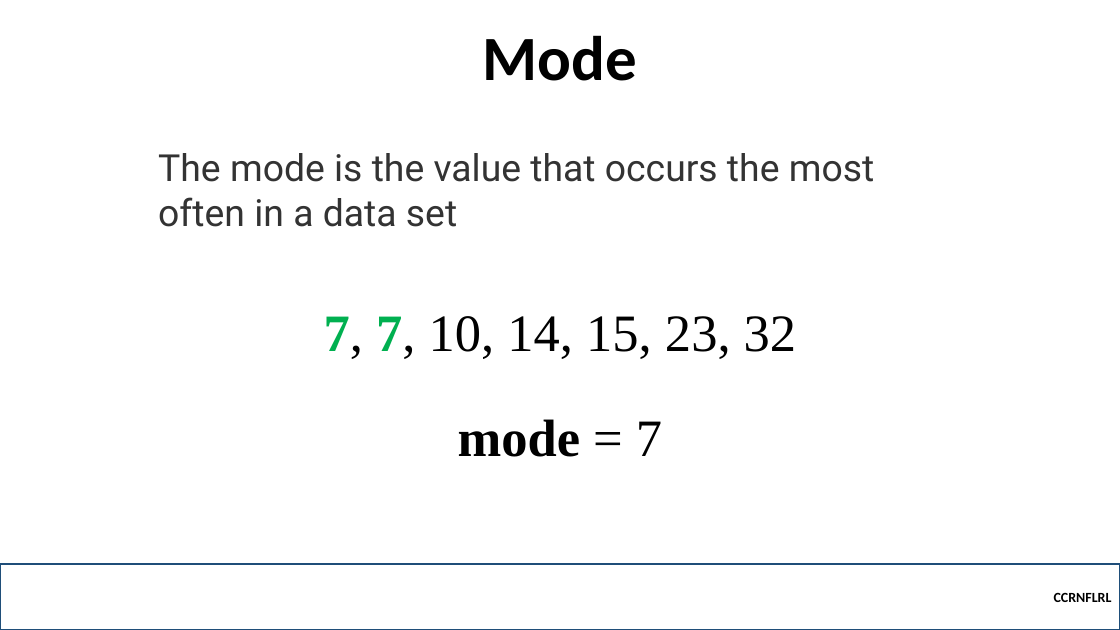
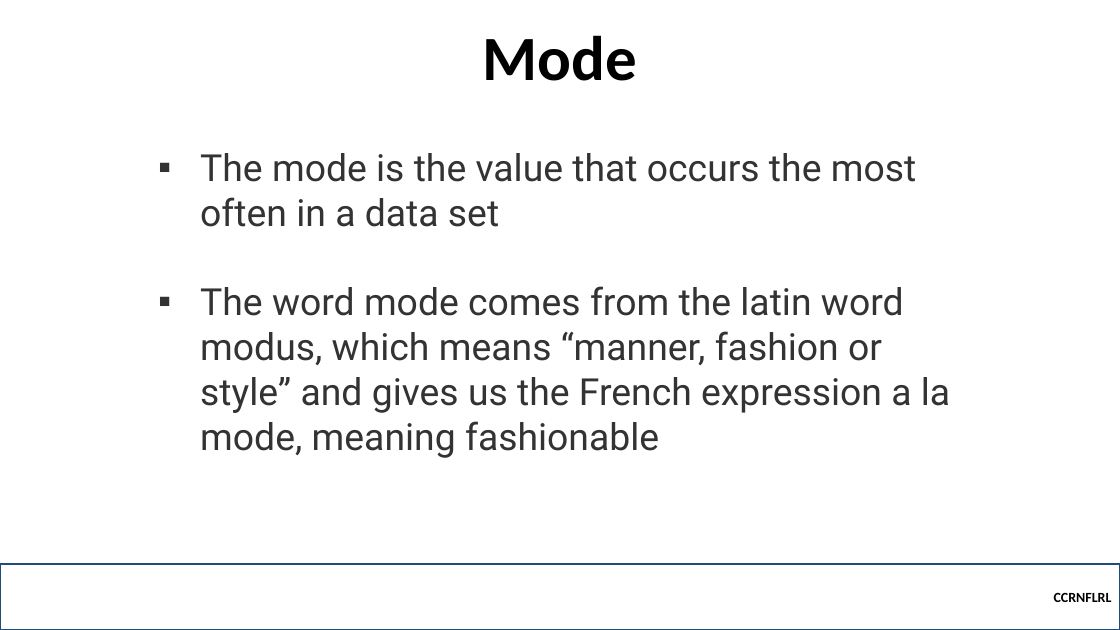
Before and after one commit to robitussin/CCRNFLRL, a slide deck: slide 7 of week_1/Statistics Review.pptx (slide 5 before the commit). Drawn at 1120x630 pixels with LibreOffice and Linux fonts; fonts in the diff are those of the drawing; background and template pictures are left out. Boxes give left, top, right and bottom in pixels: in the first picture for what was removed or moved away, otherwise in the second. Text is boxed around its words. In the diff, an @@ line names an element or a change of style, - is before the commit and + after.

```diff
--- a/week_1/Statistics Review.pptx
+++ b/week_1/Statistics Review.pptx
@@ text at [200,153,917,227]: bullet none to ▪ @@
@@ text at [200,286,950,458]: paragraph added @@
+▪ The word mode comes from the latin word modus, which means “manner, fashion or style” and gives us the French expression a la mode, meaning fashionable
@@ text removed at [324,316,797,359] @@
-7, 7, 10, 14, 15, 23, 32
@@ text removed at [458,419,662,457] @@
-mode = 7
```
Also in this commit, not shown: 7 other slides changed, 25 slides added, 2 other files.
